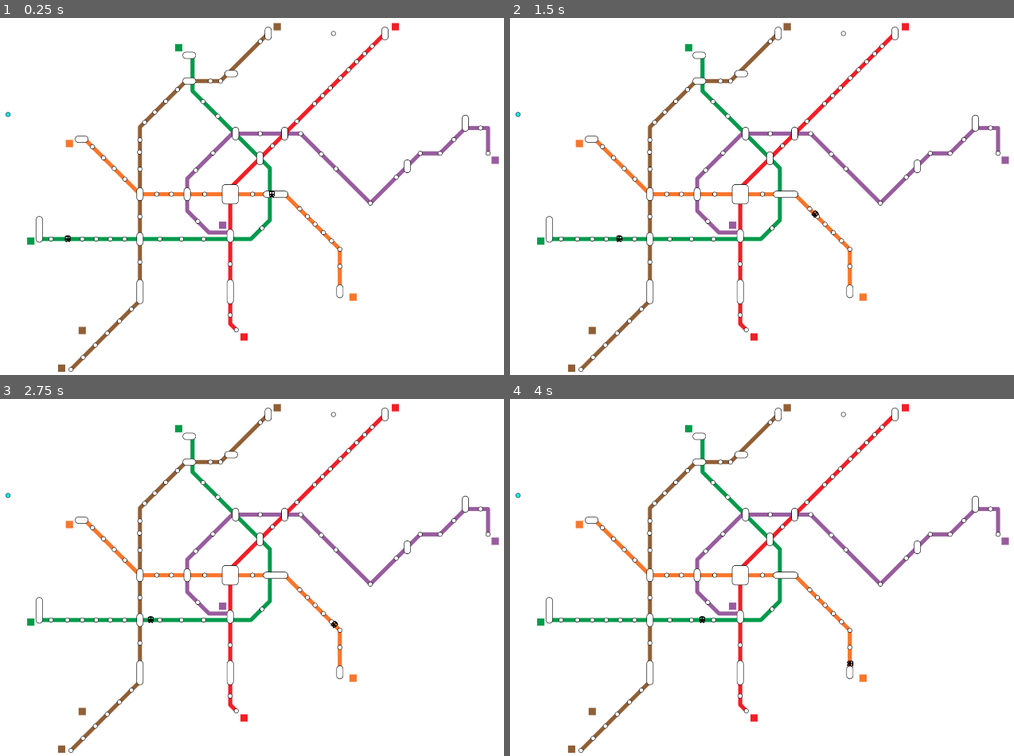
Above: before the commit, frames 1-4 (two rows, left to right).
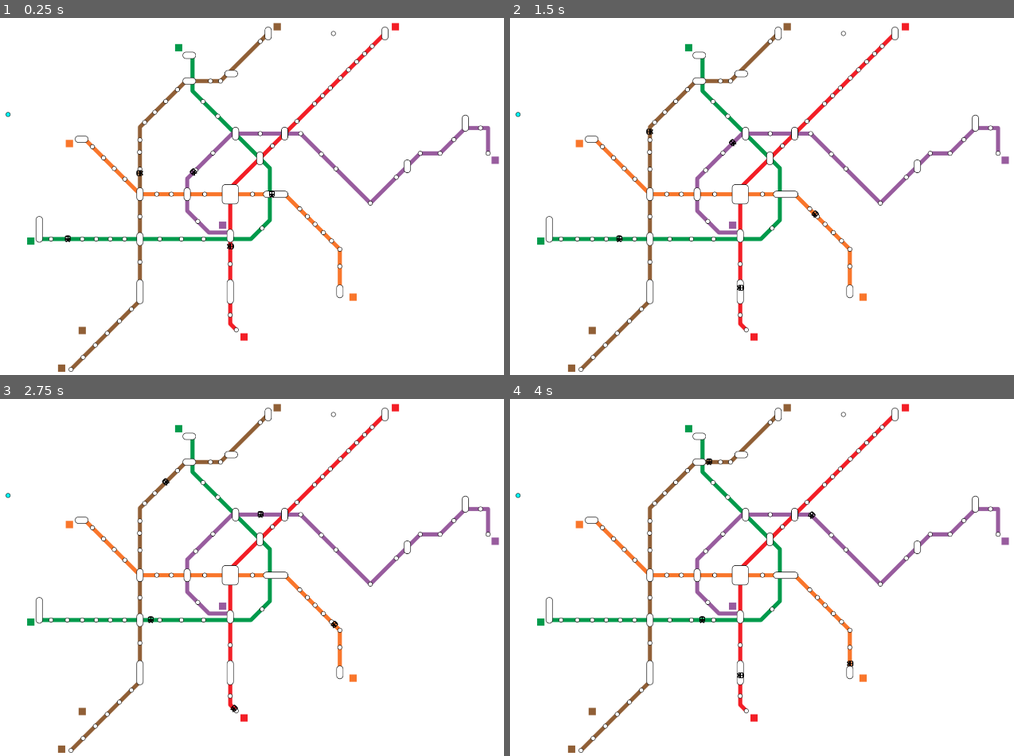
Above: after the commit, the same moments.

Repository: majohannsen/vienna-subway-map
Game: Godot game, scene res://main.tscn
The game is run twice, just before and just after one commit, with the same random seed, the same clock (stepped at 60 frames per second) and the same inputs.
Inputs:
- Up to frame 1 (0.25 s): no input
- Up to frame 2 (1.5 s): no input
- Up to frame 3 (2.75 s): no input
- Up to frame 4 (4 s): no input

The runs differ from the first frame. In frame 1, less than 0.1% of the frame differs, in the area x 27-47%, y 42-65%; in frame 2, less than 0.1%; in frame 3, less than 0.1%, in the area x 32-53%, y 22-88%; in frame 4, less than 0.1%.

Commit message:
all subway lines

Diff:
--- a/PathFollow2D.gd
+++ b/PathFollow2D.gd
@@ -3,10 +3,12 @@
 var t:float
 var direction:bool
 var speedFactor := 200
+var pathLength:float
 
 # Called when the node enters the scene tree for the first time.
 func _ready():
-	t = randf()*self.get_parent().get_curve().get_baked_length()
+	pathLength = self.get_parent().get_curve().get_baked_length()
+	t = randf() * pathLength
 
 
 # Called every frame. 'delta' is the elapsed time since the previous frame.
@@ -18,7 +20,7 @@
 			direction = !direction
 	else:
 		t += delta * speedFactor
-		if (t > self.get_parent().get_curve().get_baked_length()):
-			t = self.get_parent().get_curve().get_baked_length()
+		if (t > pathLength):
+			t = pathLength
 			direction = !direction
 	self.progress = t
--- a/main.tscn
+++ b/main.tscn
@@ -1,7 +1,19 @@
-[gd_scene load_steps=5 format=3 uid="uid://cp1svnycho8to"]
+[gd_scene load_steps=8 format=3 uid="uid://cp1svnycho8to"]
 
 [ext_resource type="Texture2D" uid="uid://cjy4yvntroibu" path="res://assets/U-Bahn Netz.svg" id="1_ers12"]
 [ext_resource type="PackedScene" uid="uid://cnl81e3tyh0fq" path="res://path_follower.tscn" id="2_ewujf"]
+
+[sub_resource type="Curve2D" id="Curve2D_54pq6"]
+_data = {
+"points": PackedVector2Array(0, 0, 0, 0, 2690, 97, 0, 0, 0, 0, 1758, 1030, 0, 0, 0, 0, 1758, 1852, 0, 0, 0, 0, 1794, 1888)
+}
+point_count = 4
+
+[sub_resource type="Curve2D" id="Curve2D_2g752"]
+_data = {
+"points": PackedVector2Array(0, 0, 0, 0, 1758, 1300, 0, 0, 0, 0, 1630, 1300, 0, 0, 0, 0, 1498, 1167, 0, 0, 0, 0, 1498, 975, 0, 0, 0, 0, 1769, 703, 0, 0, 0, 0, 2183, 702, 0, 0, 0, 0, 2602, 1123, 0, 0, 0, 0, 2903, 822, 0, 0, 0, 0, 3023, 822, 0, 0, 0, 0, 3176, 669, 0, 0, 0, 0, 3312, 669, 0, 0, 0, 0, 3312, 823)
+}
+point_count = 12
 
 [sub_resource type="Curve2D" id="Curve2D_x6a4t"]
 _data = {
@@ -12,6 +24,12 @@
 [sub_resource type="Curve2D" id="Curve2D_ajd41"]
 _data = {
 "points": PackedVector2Array(0, 0, 0, 0, 606, 1339, 0, 0, 0, 0, 1882, 1338, 0, 0, 0, 0, 1996, 1225, 0, 0, 0, 0, 1997, 913, 0, 0, 0, 0, 1530, 445, 0, 0, 0, 0, 1530, 229)
+}
+point_count = 6
+
+[sub_resource type="Curve2D" id="Curve2D_nv2w0"]
+_data = {
+"points": PackedVector2Array(0, 0, 0, 0, 798, 2127, 0, 0, 0, 0, 1214, 1709, 0, 0, 0, 0, 1213, 663, 0, 0, 0, 0, 1491, 385, 0, 0, 0, 0, 1700, 385, 0, 0, 0, 0, 1986, 98)
 }
 point_count = 6
 
@@ -41,6 +59,20 @@
 offset_right = 40.0
 offset_bottom = 40.0
 
+[node name="Path2D U1" type="Path2D" parent="Control2"]
+curve = SubResource("Curve2D_54pq6")
+
+[node name="PathFollower" parent="Control2/Path2D U1" instance=ExtResource("2_ewujf")]
+position = Vector2(2690, 97)
+rotation = 2.35566
+
+[node name="Path2D U2" type="Path2D" parent="Control2"]
+curve = SubResource("Curve2D_2g752")
+
+[node name="PathFollower" parent="Control2/Path2D U2" instance=ExtResource("2_ewujf")]
+position = Vector2(1758, 1300)
+rotation = 3.14159
+
 [node name="Path2D U3" type="Path2D" parent="Control2"]
 curve = SubResource("Curve2D_x6a4t")
 
@@ -52,3 +84,10 @@
 [node name="PathFollow2D" parent="Control2/Path2D U4" instance=ExtResource("2_ewujf")]
 position = Vector2(606, 1339)
 rotation = -0.000783699
+
+[node name="Path2D U6" type="Path2D" parent="Control2"]
+curve = SubResource("Curve2D_nv2w0")
+
+[node name="PathFollower" parent="Control2/Path2D U6" instance=ExtResource("2_ewujf")]
+position = Vector2(798, 2127)
+rotation = -0.787796
